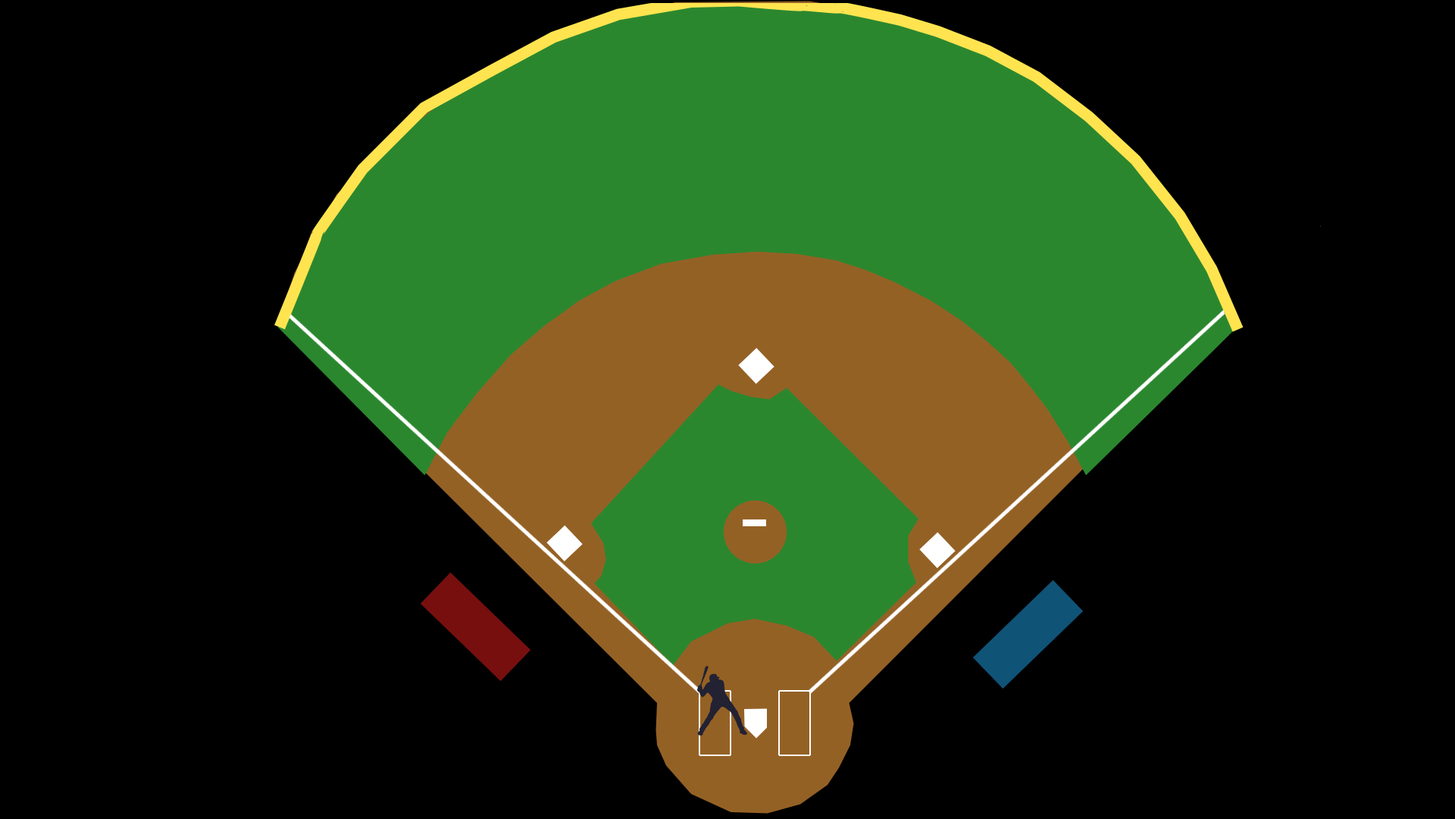
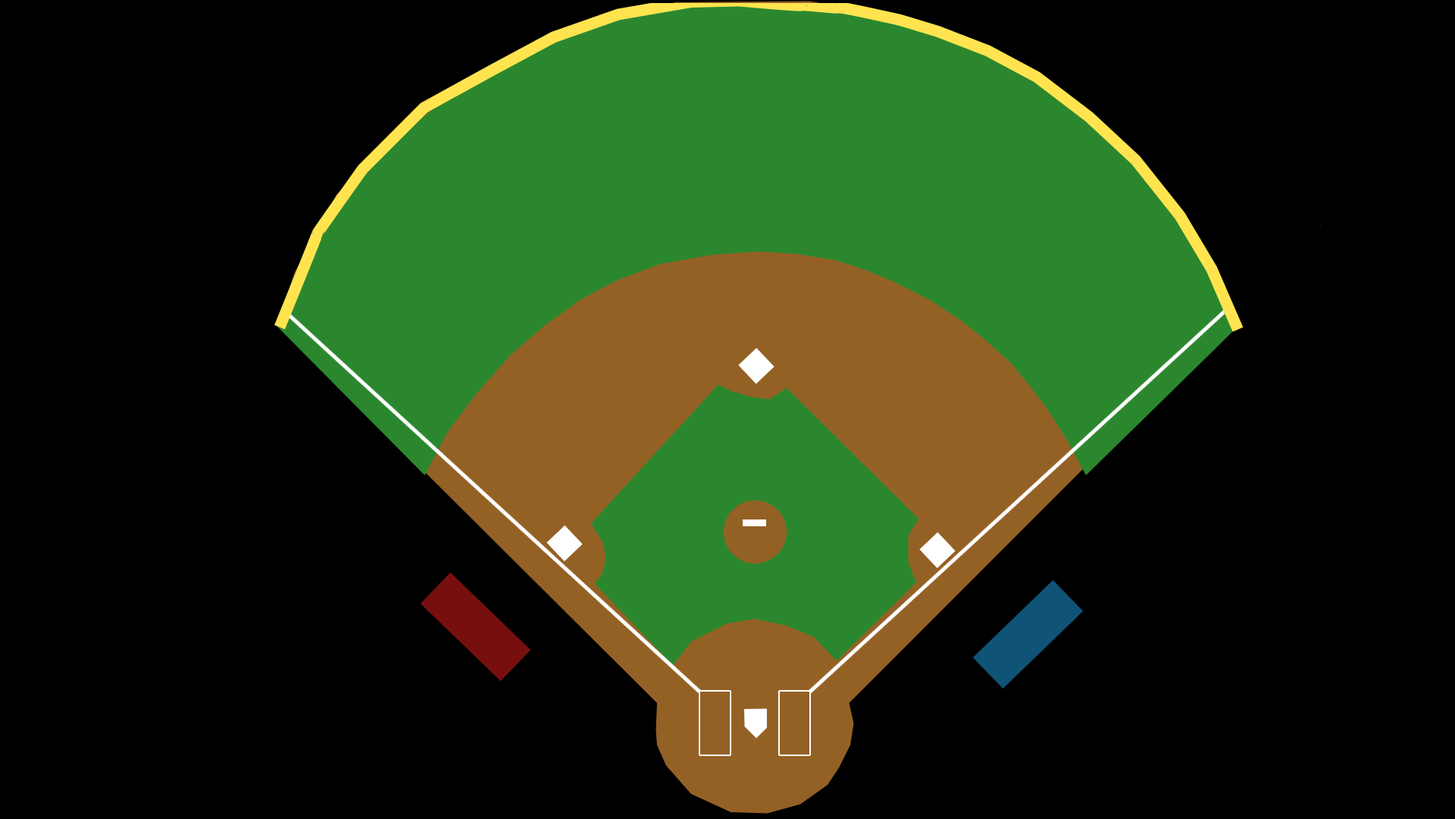
Layers edited between the first and the second 1455 × 819 image:
removed group "actors" (1 layers) over [696, 665, 748, 736]
removed layer "batter" from group "actors" over [696, 665, 748, 736]
